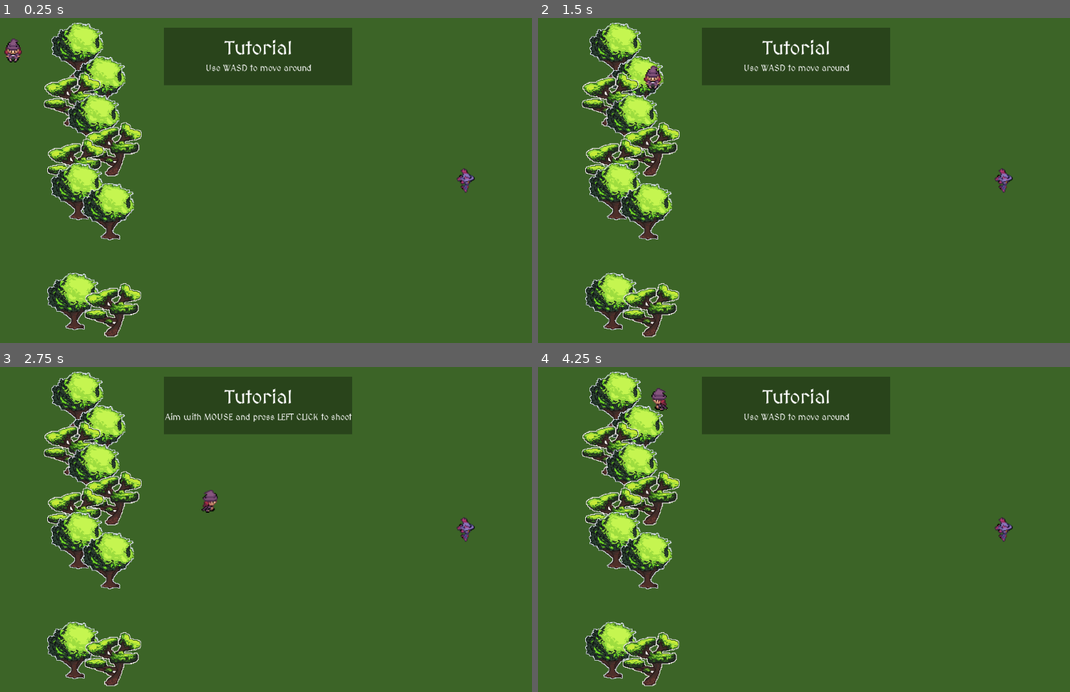
Above: before the commit, frames 1-4 (two rows, left to right).
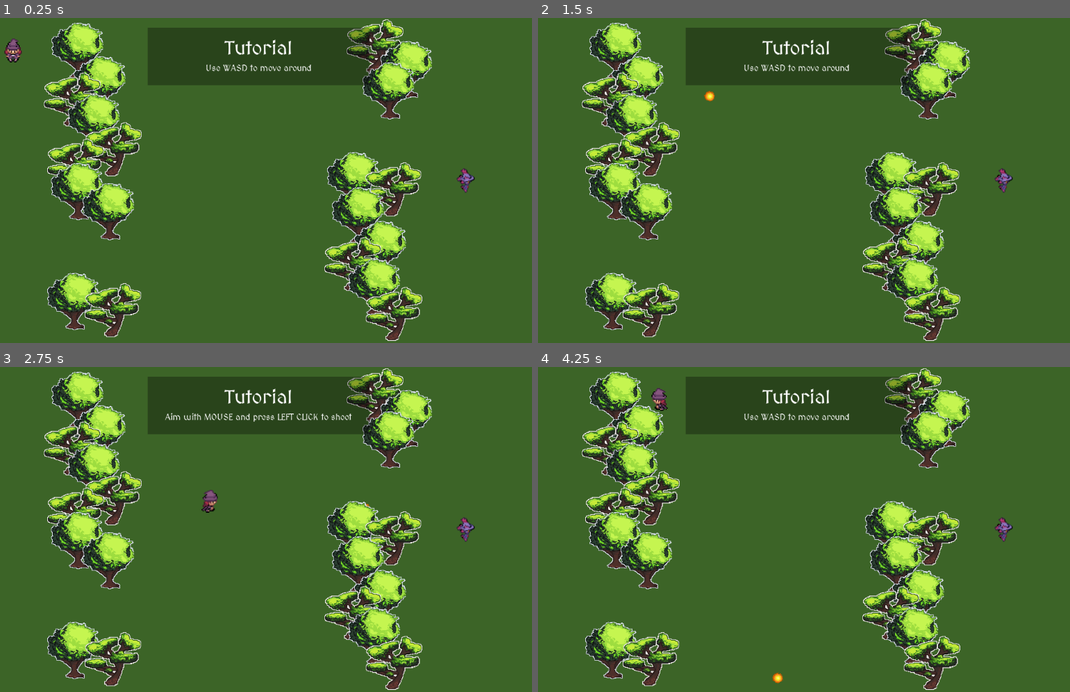
Above: after the commit, the same moments.

Repository: ann-rod/wizard_of_the_land
Game: Godot game, scene res://environments/tutorial/Tutorial.tscn
The game is run twice, just before and just after one commit, with the same random seed, the same clock (stepped at 60 frames per second) and the same inputs. This scene is started directly instead of the project's main scene.
Inputs (mouse positions are in pixels of both pictures, inside the frame that each line leads up to):
- Up to frame 1 (0.25 s): no input
- Up to frame 2 (1.5 s): tap Enter at 0.5 s; move the mouse to (921, 164) at 0.52 s; hold Right (move_right) 0.53-1.28 s; click (921, 164) at 0.6 s; move the mouse to (686, 196) at 1.27 s; hold Down (move_down) from 1.28 s (still down); click (686, 196) at 1.35 s
- Up to frame 3 (2.75 s): move the mouse to (313, 458) at 2.02 s; release Down (move_down) at 2.03 s; hold Right (move_right) from 2.03 s (still down); click (313, 458) at 2.1 s
- Up to frame 4 (4.25 s): tap Enter at 2.75, 3.5 s; move the mouse to (766, 594) at 2.77 s; release Right (move_right) at 2.78 s; hold W (move_up) 2.78-3.53 s; click (766, 594) at 2.85 s; move the mouse to (963, 578) at 3.52 s; hold Left (move_left) from 3.53 s (still down); click (963, 578) at 3.6 s

The runs differ from the first frame. In frame 1, 9.1% of the frame differs, in the area x 27-82%, y 0-100%; in frame 2, 9.3%, in the area x 19-82%, y 0-100%; in frame 3, 9.1%; in frame 4, 9.2%.

Commit message:
added rest of tutorial functionality

Diff:
--- /dev/null
+++ b/environments/chest/Chest.gd
@@ -0,0 +1,17 @@
+extends Node2D
+
+signal chest_opened
+
+# Called when the node enters the scene tree for the first time.
+func _ready():
+	pass # Replace with function body.
+
+
+# Called every frame. 'delta' is the elapsed time since the previous frame.
+#func _process(delta):
+#	pass
+
+
+func _on_Area2D_area_entered(area):
+	if area.name == 'Player':
+		emit_signal('chest_opened')
--- /dev/null
+++ b/environments/chest/Chest.tscn
@@ -0,0 +1,21 @@
+[gd_scene load_steps=4 format=2]
+
+[ext_resource path="res://art/chest.png" type="Texture" id=1]
+[ext_resource path="res://environments/chest/Chest.gd" type="Script" id=2]
+
+[sub_resource type="RectangleShape2D" id=1]
+extents = Vector2( 22, 16 )
+
+[node name="Chest" type="Node2D"]
+script = ExtResource( 2 )
+
+[node name="Sprite" type="Sprite" parent="."]
+scale = Vector2( 0.1, 0.1 )
+texture = ExtResource( 1 )
+
+[node name="Area2D" type="Area2D" parent="."]
+
+[node name="CollisionShape2D" type="CollisionShape2D" parent="Area2D"]
+shape = SubResource( 1 )
+
+[connection signal="area_entered" from="Area2D" to="." method="_on_Area2D_area_entered"]
--- a/environments/tutorial/Tutorial.gd
+++ b/environments/tutorial/Tutorial.gd
@@ -5,18 +5,19 @@
 signal enter_area_3
 
 onready var instruction_label = $TutorialHUD/InstructionsLabel
+onready var tutorial_label = $TutorialHUD/TutorialLabel
+onready var player = $Player
+onready var chest = $Chest
+onready var next_button = $NextButton
 
 var instructions = ['Use WASD to move around', 'Aim with MOUSE and press LEFT CLICK to shoot', 'Avoid enemies to stay alive']
 
-
-# Declare member variables here. Examples:
-# var a = 2
-# var b = "text"
-
-
 # Called when the node enters the scene tree for the first time.
 func _ready():
-	pass # Replace with function body.
+	chest.hide()
+	next_button.hide()
+	next_button.disabled = true
+	$Chest/Area2D/CollisionShape2D.set_deferred("disabled", true)
 
 
 # Called every frame. 'delta' is the elapsed time since the previous frame.
@@ -59,3 +60,31 @@
 
 func _on_ThirdArea_area_exited(area):
 	print('Left 3rd area')
+
+
+func _on_Mob_mob_killed():
+	instruction_label.text = "Collect the chest to complete the level!"
+	chest.show()
+	$SecondArea.monitoring = false
+	$FirstArea.monitoring = false
+	$ThirdArea.monitoring = false
+	$Chest/Area2D/CollisionShape2D.set_deferred("disabled", false)
+
+
+
+func _on_Chest_chest_opened():
+	print('chest collected')
+	chest.hide()
+	tutorial_label.text = "Congratulations!"
+	instruction_label.text = "You have completed the tutorial!"
+	next_button.show()
+	next_button.disabled = false
+
+
+func _on_NextButton_pressed():
+	pass # Replace with function body.
+
+func is_mouse_over_hud():
+	var next_button_rect = next_button.get_global_rect()
+	var mouse_pos = get_global_mouse_position()
+	return next_button_rect.has_point(mouse_pos)
--- a/environments/tutorial/Tutorial.tscn
+++ b/environments/tutorial/Tutorial.tscn
@@ -8,6 +8,7 @@
 [ext_resource path="res://characters/enemies/Mob.tscn" type="PackedScene" id=6]
 [ext_resource path="res://spells/SpellManager.gd" type="Script" id=7]
 [ext_resource path="res://art/sounds/spell_sound.mp3" type="AudioStream" id=8]
+[ext_resource path="res://environments/chest/Chest.tscn" type="PackedScene" id=9]
 
 [sub_resource type="RectangleShape2D" id=1]
 extents = Vector2( 149.75, 300 )
@@ -32,6 +33,15 @@
 margin_right = 1024.0
 margin_bottom = 600.0
 color = Color( 0.239216, 0.396078, 0.156863, 1 )
+
+[node name="Player" parent="." instance=ExtResource( 3 )]
+position = Vector2( 60, 60 )
+
+[node name="SpellManager" type="Node2D" parent="."]
+script = ExtResource( 7 )
+
+[node name="SpellSound" type="AudioStreamPlayer2D" parent="SpellManager"]
+stream = ExtResource( 8 )
 
 [node name="TreeLine1" type="Node2D" parent="."]
 
@@ -86,17 +96,50 @@
 position = Vector2( 855.5, 299.75 )
 shape = SubResource( 3 )
 
-[node name="Player" parent="." instance=ExtResource( 3 )]
-position = Vector2( 60, 60 )
+[node name="Mob" parent="." instance=ExtResource( 6 )]
+position = Vector2( 894, 300 )
+scale = Vector2( 1.5, 1.5 )
+
+[node name="TreeLine2" type="Node2D" parent="."]
+
+[node name="tree10" parent="TreeLine2" groups=["trees"] instance=ExtResource( 1 )]
+position = Vector2( 686, 300 )
+
+[node name="tree11" parent="TreeLine2" groups=["trees"] instance=ExtResource( 2 )]
+position = Vector2( 760, 316 )
+
+[node name="tree2" parent="TreeLine2" instance=ExtResource( 1 )]
+position = Vector2( 695, 365 )
+
+[node name="tree3" parent="TreeLine2" instance=ExtResource( 1 )]
+position = Vector2( 736, 427 )
+
+[node name="tree4" parent="TreeLine2" instance=ExtResource( 2 )]
+position = Vector2( 686, 454 )
+
+[node name="tree7" parent="TreeLine2" instance=ExtResource( 1 )]
+position = Vector2( 725, 497 )
+
+[node name="tree5" parent="TreeLine2" instance=ExtResource( 2 )]
+position = Vector2( 762, 546 )
+
+[node name="tree6" parent="TreeLine2" instance=ExtResource( 2 )]
+position = Vector2( 727, 52 )
+
+[node name="tree8" parent="TreeLine2" instance=ExtResource( 1 )]
+position = Vector2( 784, 95 )
+
+[node name="tree9" parent="TreeLine2" instance=ExtResource( 1 )]
+position = Vector2( 751, 134 )
 
 [node name="TutorialHUD" type="Control" parent="."]
 margin_right = 1024.0
 margin_bottom = 600.0
 
 [node name="ColorRect" type="ColorRect" parent="TutorialHUD"]
-anchor_left = 0.35
+anchor_left = 0.32
 anchor_top = 0.03
-anchor_right = 0.65
+anchor_right = 0.68
 anchor_bottom = 0.14
 margin_left = -20.0
 margin_right = 20.0
@@ -132,19 +175,24 @@
 align = 1
 valign = 1
 
-[node name="Mob" parent="." instance=ExtResource( 6 )]
-position = Vector2( 894, 300 )
-scale = Vector2( 1.5, 1.5 )
+[node name="Chest" parent="." instance=ExtResource( 9 )]
+position = Vector2( 903, 563 )
 
-[node name="SpellManager" type="Node2D" parent="."]
-script = ExtResource( 7 )
+[node name="NextButton" type="Button" parent="."]
+margin_left = 905.0
+margin_top = 22.0
+margin_right = 1005.0
+margin_bottom = 42.0
+text = "Back to menu"
 
-[node name="SpellSound" type="AudioStreamPlayer2D" parent="SpellManager"]
-stream = ExtResource( 8 )
-
+[connection signal="player_cast_spell" from="Player" to="SpellManager" method="handle_spell_spawned"]
 [connection signal="area_entered" from="FirstArea" to="." method="_on_FirstArea_area_entered"]
 [connection signal="area_exited" from="FirstArea" to="." method="_on_FirstArea_area_exited"]
 [connection signal="area_entered" from="SecondArea" to="." method="_on_SecondArea_area_entered"]
 [connection signal="area_exited" from="SecondArea" to="." method="_on_SecondArea_area_exited"]
 [connection signal="area_entered" from="ThirdArea" to="." method="_on_ThirdArea_area_entered"]
 [connection signal="area_exited" from="ThirdArea" to="." method="_on_ThirdArea_area_exited"]
+[connection signal="mob_cast_spell" from="Mob" to="SpellManager" method="_on_Mob_mob_cast_spell"]
+[connection signal="mob_killed" from="Mob" to="." method="_on_Mob_mob_killed"]
+[connection signal="chest_opened" from="Chest" to="." method="_on_Chest_chest_opened"]
+[connection signal="pressed" from="NextButton" to="." method="_on_NextButton_pressed"]
--- a/spells/SpellManager.gd
+++ b/spells/SpellManager.gd
@@ -1,6 +1,7 @@
 extends Node2D
 
 func handle_spell_spawned(spell, spellcaster, spell_origin, dir):
+	print('spell!')
 	add_child(spell)
 	spell.global_position = spell_origin
 	spell.init_spell(spellcaster, dir)
Binary file added: art/chest.png
Not shown, added: art/chest.png.import
Not shown: 1 places in environments/tutorial/Tutorial.tscn that only renumber resources
Not shown, changed: environments/.DS_Store
